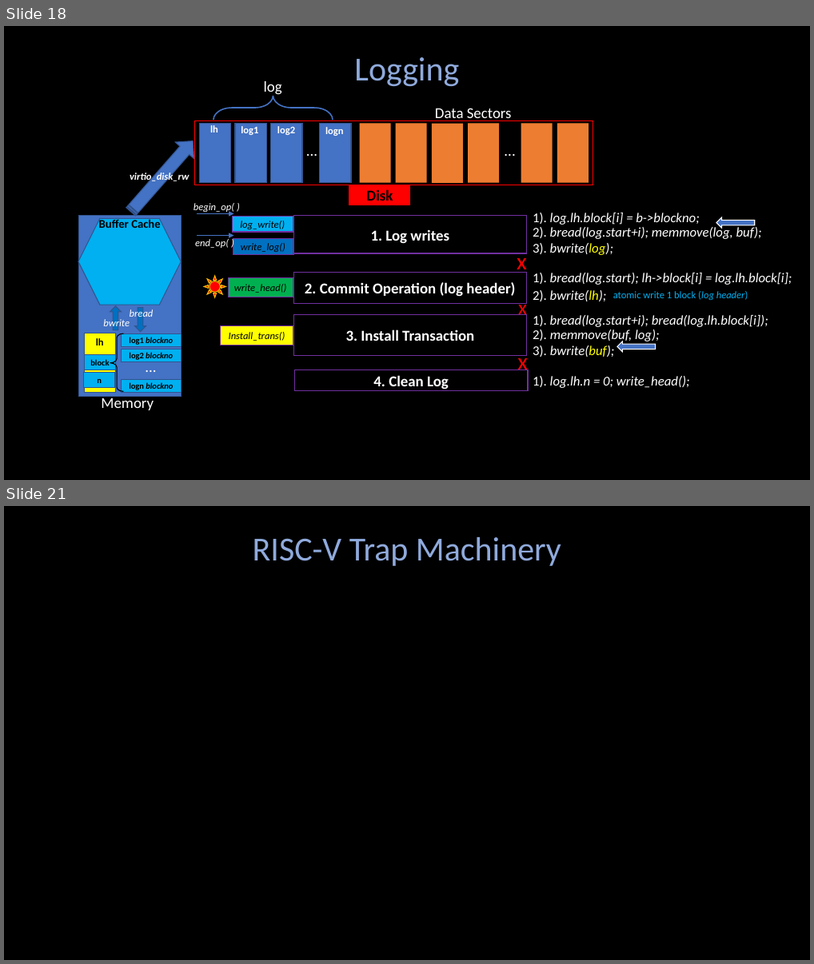
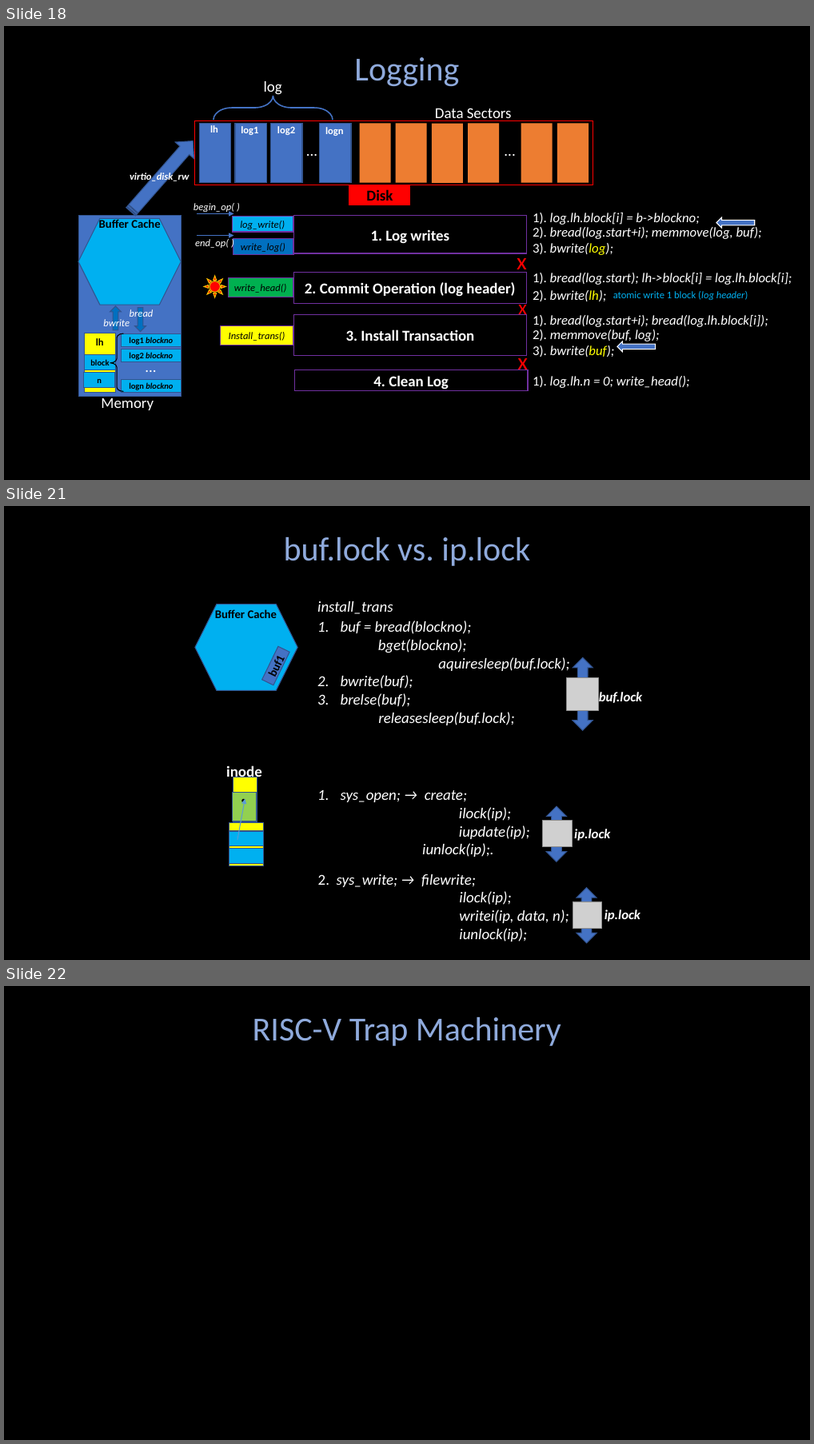
Before and after one commit to Angold-4/os, a slide deck: docs/figures/os1.pptx. Shown one above the other, each under a label of ours: slides 18 and 21 before the commit, slides 18, 21 and 22 after it; the slides between them are not shown. The pictures are 814x964 and 814x1444 pixels, drawn with LibreOffice and Linux fonts; fonts in the diff are those of the drawing; grey boxes stand for pictures. Boxes give left, top, right and bottom in pixels: in the first picture for what was removed or moved away, otherwise in the second. Text is boxed around its words. In the diff, an @@ line names an element or a change of style, - is before the commit and + after.

Commit message:
add figures related to inode

```diff
--- a/docs/figures/os1.pptx
+++ b/docs/figures/os1.pptx
@@ slide 21 added at [4, 506, 810, 960], background #000000 @@
@@ text added at [284, 537, 530, 566], 40 pt, text #8FAADC @@
+buf.lock vs. ip.lock
@@ text added at [318, 601, 394, 614], 18 pt, text #FFFFFF, italic @@
+install_trans
@@ hexagon added at [195, 604, 298, 691], fill #00B0F0, outline #325491 1 pt @@
@@ text added at [215, 609, 278, 618], 14 pt, text #000000, bold @@
+Buffer Cache
@@ text added at [341, 620, 570, 725], 18 pt, text #FFFFFF, italic @@
+1. buf = bread(blockno);
+bget(blockno);
+aquiresleep(buf.lock);
+2. bwrite(buf);
+3. brelse(buf);
+  releasesleep(buf.lock);
@@ rectangle added at [262, 646, 290, 684], fill #4472C4, outline #325491 1 pt, 14 pt, text #000000, bold @@
+buf1
@@ up down arrow added at [574, 657, 594, 730], fill #4472C4, outline #325491 1 pt @@
@@ picture added at [567, 678, 599, 710] @@
@@ text added at [599, 692, 643, 703], 16 pt, text #FFFFFF, bold, italic @@
+buf.lock
@@ text added at [226, 765, 262, 780], 18 pt, text #FFFFFF, bold @@
+inode
@@ text added at [234, 769, 254, 812], 36 pt, text #000000 @@
+.
@@ rectangle added at [233, 777, 257, 822], fill #FFFF00, outline #325491 1 pt @@
@@ rectangle added at [233, 792, 257, 820], fill #92D050, outline #325491 1 pt @@
@@ text added at [341, 790, 530, 856], 18 pt, text #FFFFFF, italic @@
+1. sys_open; → create;
+        ilock(ip);
+        iupdate(ip);
+    iunlock(ip);.
@@ arrow added from (238, 840) to (246, 799), #5B9BD5 1 pt @@
@@ up down arrow added at [546, 806, 566, 862], fill #4472C4, outline #325491 1 pt @@
@@ rectangle added at [230, 822, 264, 866], fill #FFFF00, outline #325491 1 pt @@
@@ rectangle added at [230, 831, 264, 846], fill #00B0F0, outline #325491 1 pt @@
@@ picture added at [543, 820, 572, 847] @@
@@ text added at [574, 828, 610, 840], 16 pt, text #FFFFFF, bold, italic @@
+ip.lock
@@ rectangle added at [230, 848, 264, 864], fill #00B0F0, outline #325491 1 pt @@
@@ text added at [318, 874, 569, 941], 18 pt, text #FFFFFF, italic @@
+2. sys_write; → filewrite;
+ilock(ip);
+writei(ip, data, n);
+iunlock(ip);
@@ up down arrow added at [577, 887, 597, 943], fill #4472C4, outline #325491 1 pt @@
@@ picture added at [574, 901, 602, 928] @@
@@ text added at [605, 909, 641, 921], 16 pt, text #FFFFFF, bold, italic @@
+ip.lock
@@ what was slide 21 is now slide 22 @@
```
Also in this commit, not shown: 2 other slides added, 2 slides removed.
